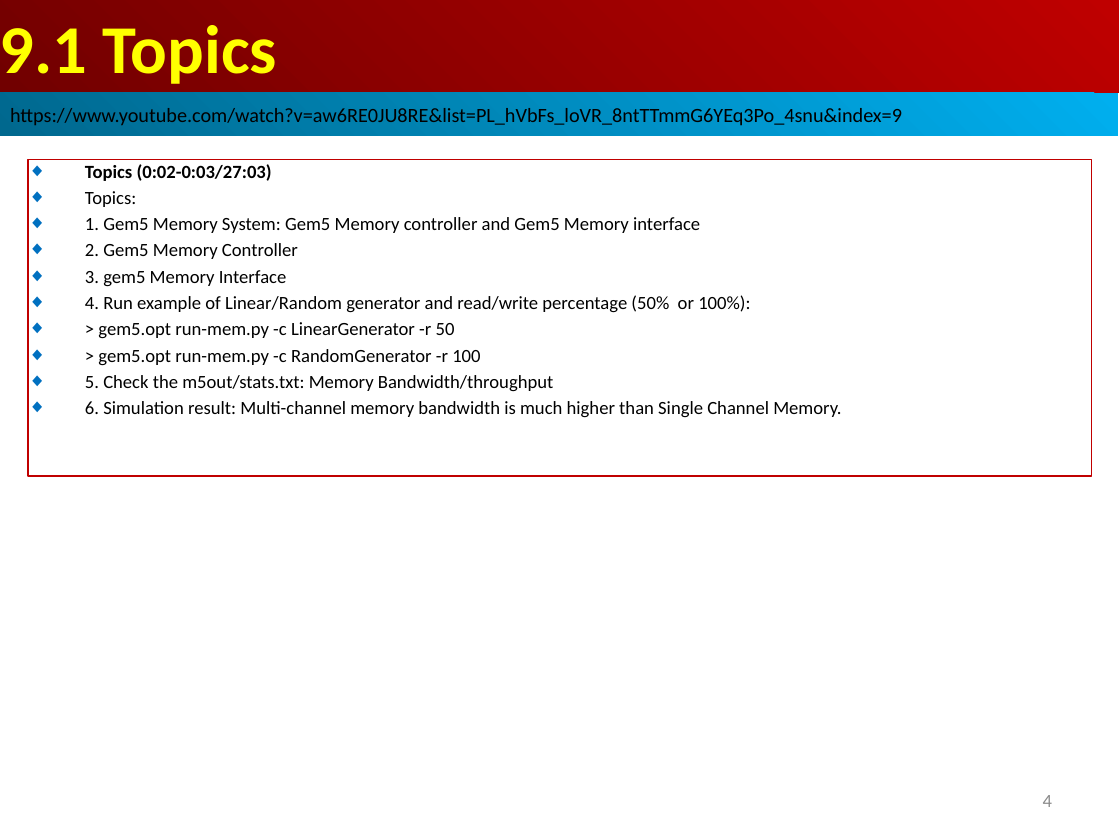
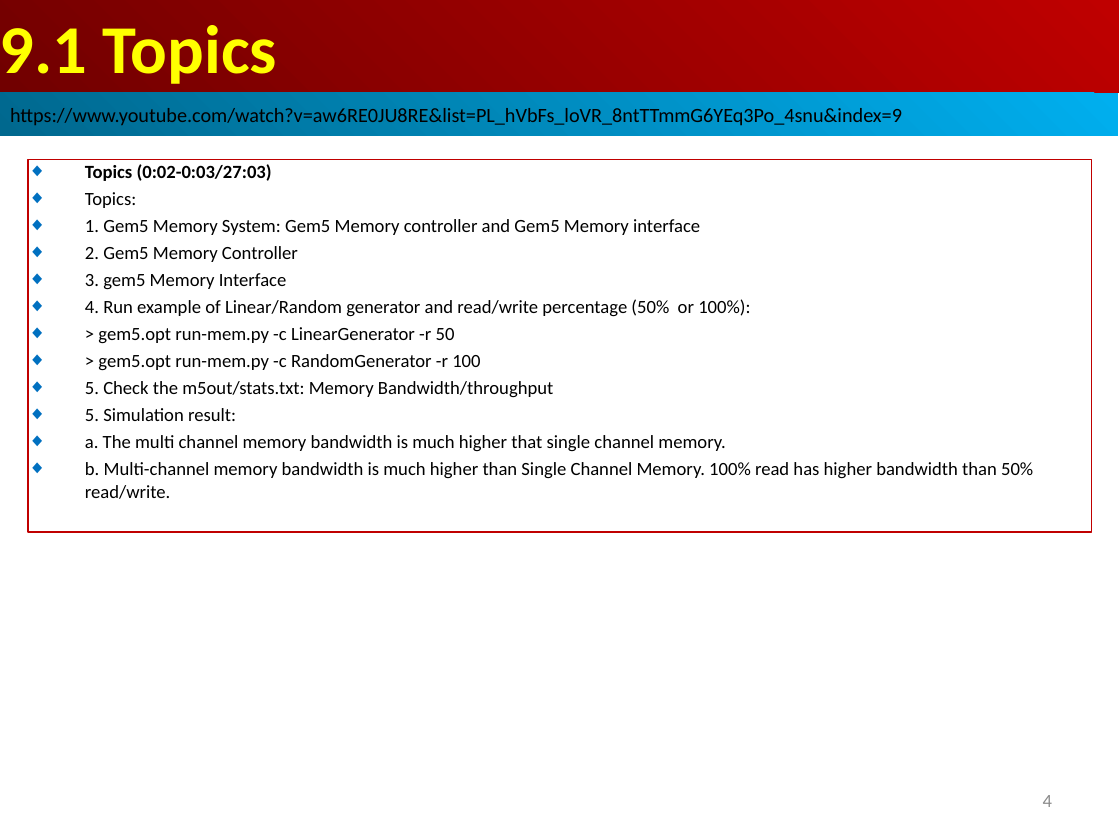
Before and after one commit to peterhchen/AIU_CS850_Gem5_McPAT, a slide deck: slide 4 of 050_Gem5/009.MemMod/000_Video/009.MemMod.ppt. Drawn at 1120x840 pixels with LibreOffice and Linux fonts; fonts in the diff are those of the drawing. Boxes give left, top, right and bottom in pixels: in the first picture for what was removed or moved away, otherwise in the second. Text is boxed around its words. In the diff, an @@ line names an element or a change of style, - is before the commit and + after.

```diff
--- a/050_Gem5/009.MemMod/000_Video/009.MemMod.ppt
+++ b/050_Gem5/009.MemMod/000_Video/009.MemMod.ppt
@@ rectangle "Topics (0:02-0:03/27:03)": place and size @@
-rectangle "Topics (0:02-0:03/27:03)" at box(28, 159, 1092, 476)
+rectangle "Topics (0:02-0:03/27:03)" at box(28, 159, 1092, 532)
@@ text in rectangle at box(85, 408, 1033, 499): text changed @@
-◆ 6. Simulation result: Multi-channel memory bandwidth is much higher than Single Channel Memory.
+◆ 5. Simulation result:
+◆ a. The multi channel memory bandwidth is much higher that single channel memory.
+◆ b. Multi-channel memory bandwidth is much higher than Single Channel Memory. 100% read has higher bandwidth than 50% read/write.
```
Also in this commit, not shown: 1 other slide changed, 8 slides added.
